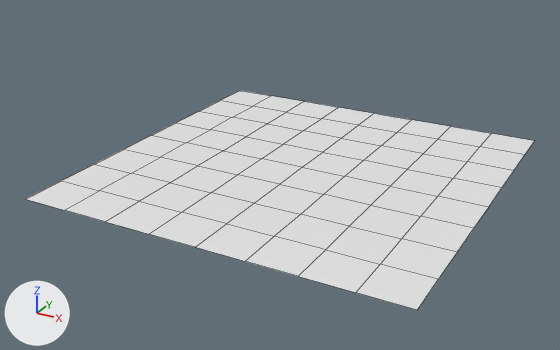
The OBJ model data/mars/maps/import/map0/road_main.obj as it was, and as the next commit left it.
Both versions are drawn from a 50 mm lens placed at (1.39, -2.72, 1.3), pointed at (-0.05, -0.11, 0.0). Lighting does not change. The marker at lower left points along +X, +Y and +Z. Mesh edges are drawn as thin lines. Where no turn or scale is listed for an object, it has been applied to the vertices.
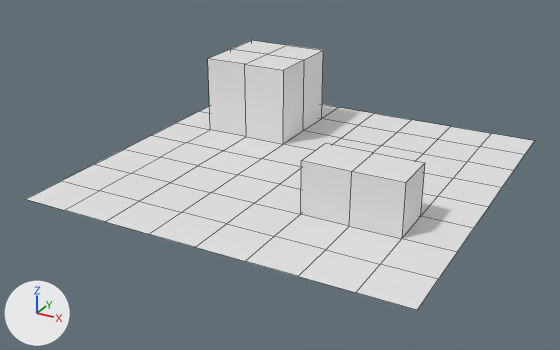
Pixel boxes (x1, y1, x2, y2) of what changed, in the pictures (560 x 350 px):
'Plane', reshaped (23% taller): before (27, 91, 534, 310); after (27, 40, 534, 310)
part 1 of me_plane, built on: before (211, 106, 421, 239); after (208, 40, 425, 239)

The change, as a diff of the scene's bpy script:
```diff
--- a/data/mars/maps/import/map0/road_main.obj.py
+++ b/data/mars/maps/import/map0/road_main.obj.py
@@ me_plane @@
 # used by ob_plane; location = (0.0, 0.0, 0.0)
-me_plane.from_pydata(...)  # 81 vertices, 64 faces; spans x -0.8..0.8, y -0.8..0.8, z 0.0
+me_plane.from_pydata(...)  # 95 vertices, 78 faces; spans x -0.8..0.8, y -0.8..0.8, z 0.0..0.35
+# me_plane part 1
+# 1 vertex is removed from x -0.4, y 0.4, z 0.0
+# 6 faces are deleted
+# 1 vertex is added at (-0.4, 0.4, 0.35)
+# 8 new vertices lie (0.0, 0.0, 0.35) away from vertices in x -0.6..-0.2, y 0.2..0.6, z 0.0
+# 6 new vertices lie (0.0, 0.0, 0.22) away from vertices in x 0.2..0.6, y -0.4..-0.2, z 0.0
+# 20 new faces join them
 me_plane.materials.append(mat_marsnull)
```
